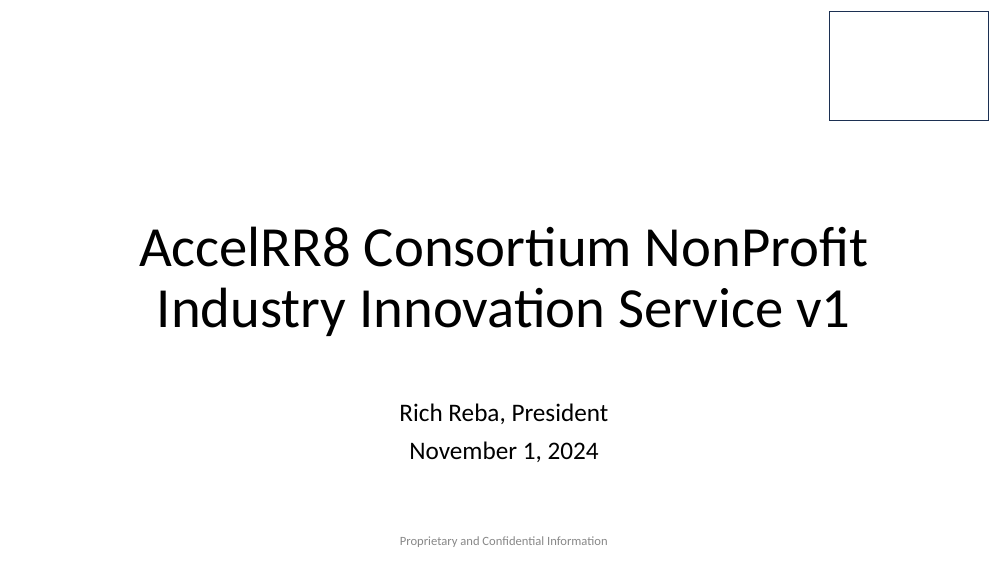
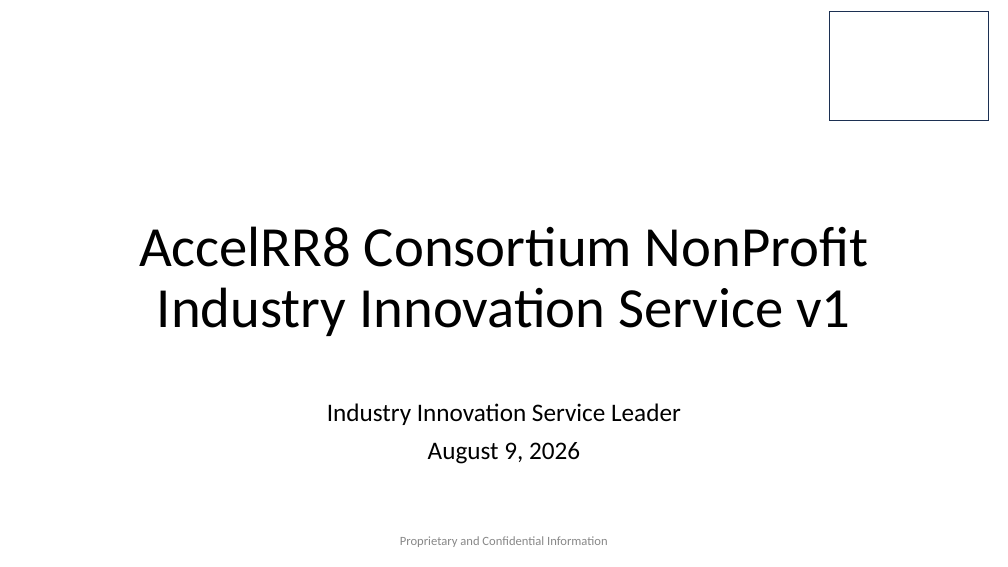
Before and after one commit to AccelRR8-Consortium-NonProfit/Management-Public, a slide deck: slide 1 of docs/2_Value_Creation/2a_Product/Industry Innovation/Industry Innovation v1 Lean Business Case.pptx. Drawn at 1008x567 pixels with LibreOffice and Linux fonts; fonts in the diff are those of the drawing; background and template pictures are left out. Boxes give left, top, right and bottom in pixels: in the first picture for what was removed or moved away, otherwise in the second. Text is boxed around its words. In the diff, an @@ line names an element or a change of style, - is before the commit and + after.

Commit message:
Updated Industry Innovation Lean Business Case

```diff
--- a/docs/2_Value_Creation/2a_Product/Industry Innovation/Industry Innovation v1 Lean Business Case.pptx
+++ b/docs/2_Value_Creation/2a_Product/Industry Innovation/Industry Innovation v1 Lean Business Case.pptx
@@ subtitle at [327,403,681,464]: text changed @@
-Rich Reba, President
-November 1, 2024
+Industry Innovation Service Leader
+August 9, 2026
```
Also in this commit, not shown: 11 other slides changed, 2 other files.
